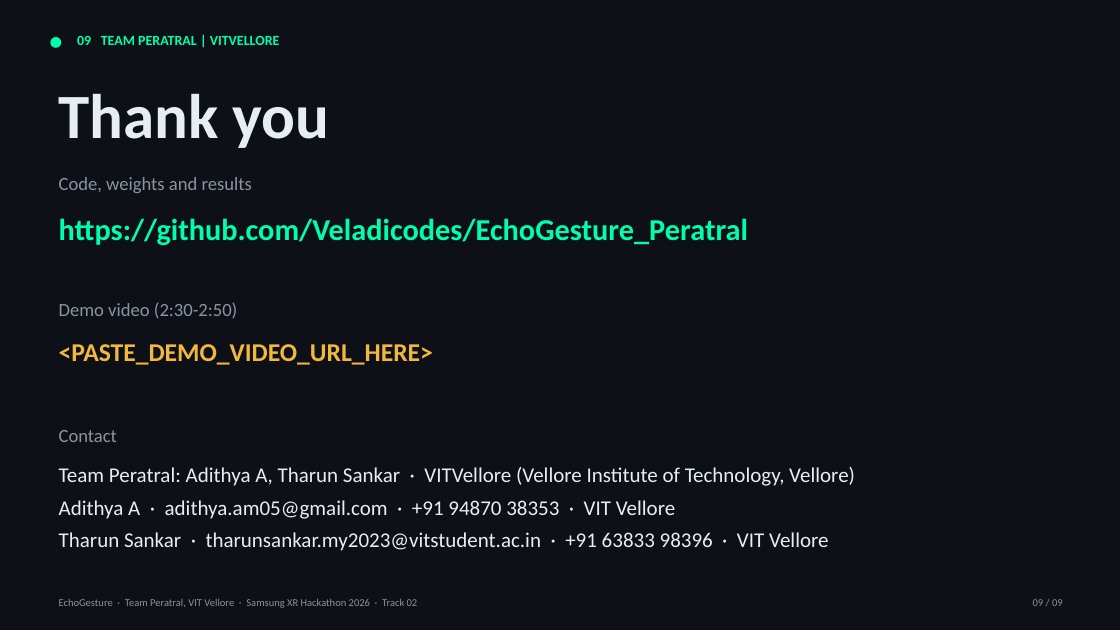
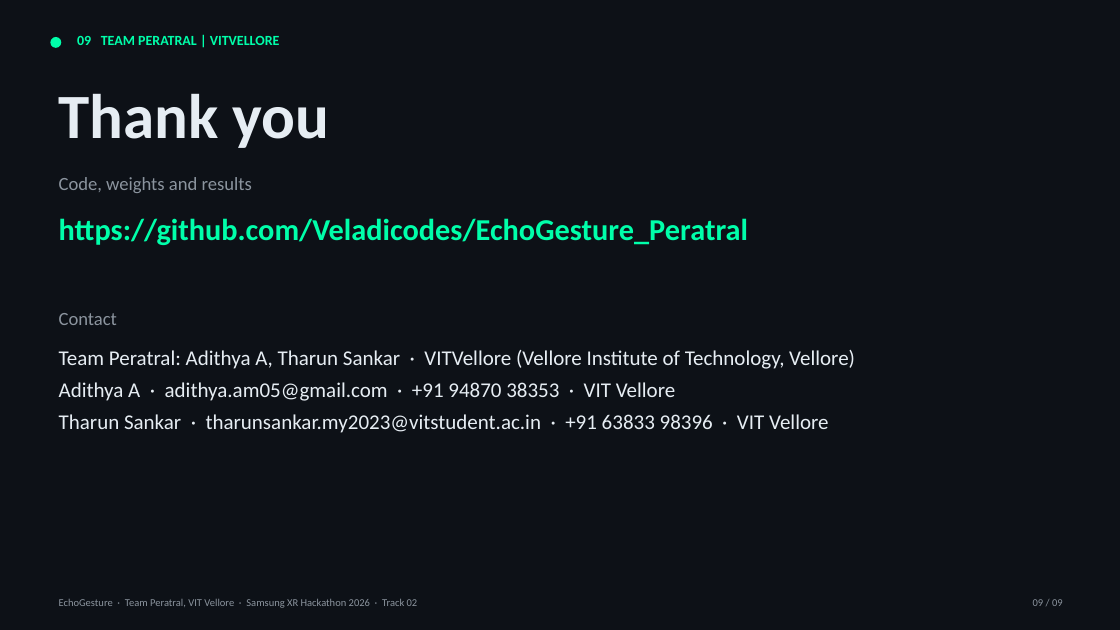
Before and after one commit to Veladicodes/EchoGesture_Peratral, a slide deck: slide 9 of VITVellore_Peratral_Submission_ppt.pptx. Drawn at 1120x630 pixels with LibreOffice and Linux fonts; fonts in the diff are those of the drawing. Boxes give left, top, right and bottom in pixels: in the first picture for what was removed or moved away, otherwise in the second. Text is boxed around its words. In the diff, an @@ line names an element or a change of style, - is before the commit and + after.

Commit message:
Submission deck: remove demo video placeholder

```diff
--- a/VITVellore_Peratral_Submission_ppt.pptx
+++ b/VITVellore_Peratral_Submission_ppt.pptx
@@ text "Contact" moved from (x1=59, y1=430, x2=117, y2=442) to (x1=59, y1=313, x2=117, y2=325) @@
@@ text removed at (x1=59, y1=302, x2=237, y2=319) @@
-Demo video (2:30-2:50)
@@ text "Team Peratral: Adithya A, Tharun ..." moved from (x1=59, y1=467, x2=855, y2=551) to (x1=59, y1=350, x2=855, y2=433) @@
@@ text removed at (x1=59, y1=344, x2=433, y2=365) @@
-<PASTE_DEMO_VIDEO_URL_HERE>
```
Also in this commit, not shown: 2 other files.
